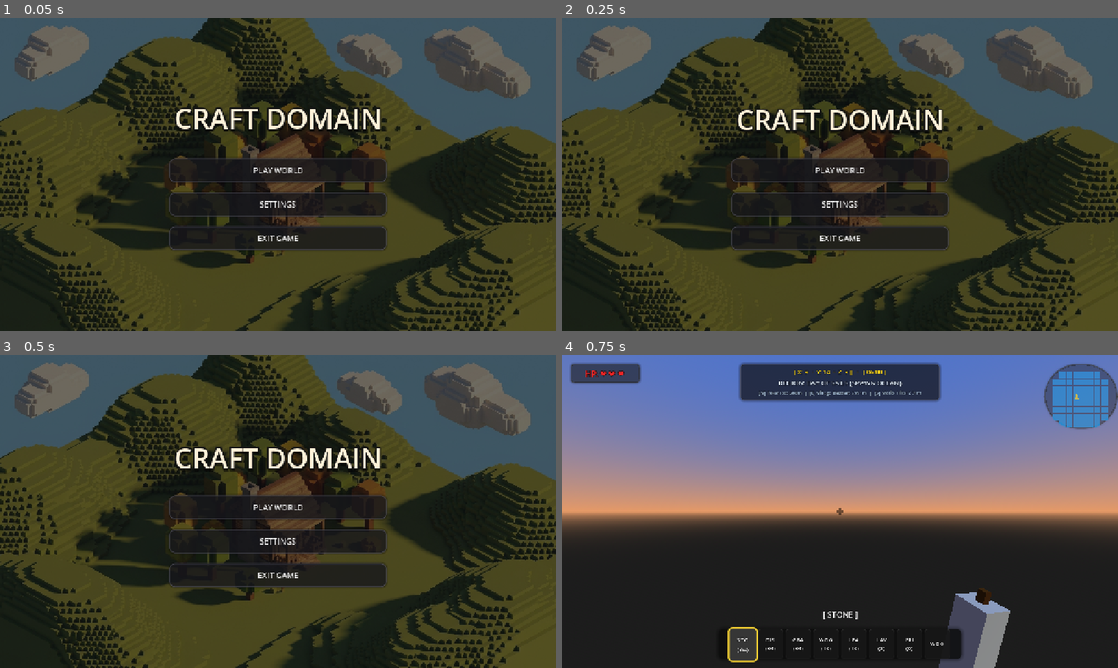
Above: before the commit, frames 1-4 (two rows, left to right).
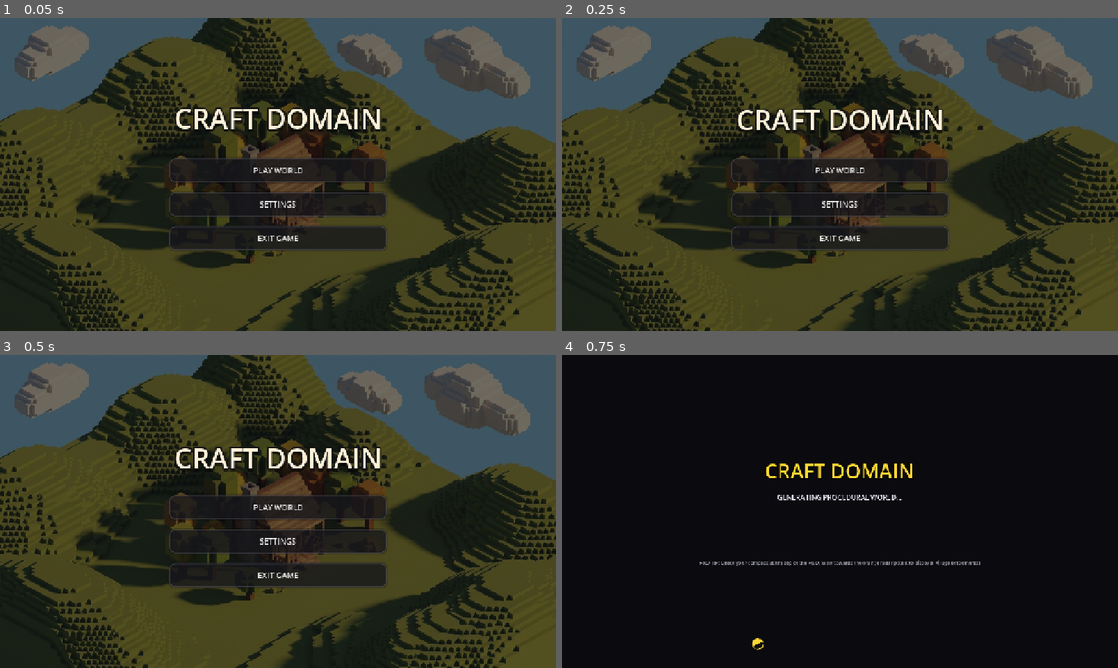
Above: after the commit, the same moments.

Repository: enriquegonzalezgutierrez/CraftDomain
Game: Godot game, scene res://src/Core/Bootstrap/bootstrap.tscn
Same seed, same stepped clock (60 frames per second), same inputs: the game is played once before the commit and once after it.
Inputs:
- Up to frame 1 (0.05 s): no input
- Up to frame 2 (0.25 s): no input
- Up to frame 3 (0.5 s): no input
- Up to frame 4 (0.75 s): click "PLAY WORLD" at 0.5 s

Frames 1-3 are identical in both runs. In frame 4, 62% of the frame differs, in the area x 0-100%, y 0-100%.

Commit message:
feat(ux): Implement professional fade transition when returning to main menu
- Added an asynchronous Unloading Screen inside Bootstrap to bridge the gap during WorldController de-allocation.
- Deferred the CPU-heavy queue_free() operations by one frame (await process_frame) to allow the screen-saver to render before garbage collection halts.
- Integrated a smooth 0.4s fade-out Tween once the Main Menu finishes reloading, completely removing thread-freeze visual stutters.

Diff:
--- a/src/Infrastructure/Celestial/CelestialService.gd
+++ b/src/Infrastructure/Celestial/CelestialService.gd
@@ -2,7 +2,7 @@
 # Project: CraftDomain
 # Description: Infrastructure Celestial Service managing global game time-of-day,
 #              dynamic SunLight rotation, and procedural sky color transitions.
-#              UPDATED: Added get_formatted_time() API to format float time into HH:MM.
+#              FIXED: Resolved integer division warning inside get_formatted_time().
 # Author: Enrique González Gutiérrez <enrique.gonzalez.gutierrez@gmail.com>
 # File: res://src/Infrastructure/Celestial/CelestialService.gd
 # ==============================================================================
@@ -110,8 +110,9 @@
 	return _current_time < 0.2 or _current_time > 0.8
 
 ## Public API: Converts the internal 0..1 timeline into a formatted digital 24h clock string (HH:MM)
+## FIXED: Casted total_minutes to float divisor to prevent GDScript compiler Integer Division Warnings.
 func get_formatted_time() -> String:
 	var total_minutes := int(floor(_current_time * 1440.0))
-	var hours := int(total_minutes / 60)
+	var hours := int(float(total_minutes) / 60.0)
 	var minutes := int(total_minutes % 60)
 	return "%02d:%02d" % [hours, minutes]
--- a/src/Infrastructure/UI/PlayerHUD.gd
+++ b/src/Infrastructure/UI/PlayerHUD.gd
@@ -1,7 +1,8 @@
 # ==============================================================================
 # Project: CraftDomain
 # Description: Infrastructure UI controller managing a modern, glassmorphic HUD.
-#              UPDATED: Added game clock display inside the GPS Panel header.
+#              UPDATED: Added an animated, professional fade-out Loading Screen
+#              to provide immediate user feedback on world load.
 # Author: Enrique González Gutiérrez <enrique.gonzalez.gutierrez@gmail.com>
 # File: res://src/Infrastructure/UI/PlayerHUD.gd
 # ==============================================================================
@@ -26,6 +27,10 @@
 
 # UX Overlays
 var damage_overlay: ColorRect
+var loading_overlay: Panel
+var loading_spinner: Label
+var loading_status: Label
+
 var _pause_overlay: Panel
 var _settings_overlay: Control
 
@@ -59,6 +64,10 @@
 	_setup_navigation_gps_panel()
 	_setup_pause_menu()
 
+	# Instantiate loading screen immediately if player is not fully active yet
+	if is_instance_valid(player) and not player.get("is_active"):
+		_setup_loading_screen()
+
 	if is_instance_valid(player) and player.has_method("_sync_hud_counters"):
 		player.call("_sync_hud_counters")
 
@@ -69,6 +78,79 @@
 	damage_overlay.color = Color(0.8, 0.0, 0.0, 0.0)
 	damage_overlay.mouse_filter = Control.MOUSE_FILTER_IGNORE
 	add_child(damage_overlay)
+
+## Programmatically builds a gorgeous dark commercial loading screen overlay
+func _setup_loading_screen() -> void:
+	loading_overlay = Panel.new()
+	loading_overlay.name = "LoadingOverlay"
+	loading_overlay.set_anchors_and_offsets_preset(Control.PRESET_FULL_RECT)
+
+	var style := StyleBoxFlat.new()
+	style.bg_color = Color(0.04, 0.04, 0.06, 1.0) # Solid background
+	loading_overlay.add_theme_stylebox_override("panel", style)
+	add_child(loading_overlay)
+
+	var center := CenterContainer.new()
+	center.set_anchors_and_offsets_preset(Control.PRESET_FULL_RECT)
+	loading_overlay.add_child(center)
+
+	var vbox := VBoxContainer.new()
+	vbox.alignment = BoxContainer.ALIGNMENT_CENTER
+	center.add_child(vbox)
+
+	# Title
+	var title := Label.new()
+	title.text = "CRAFT DOMAIN"
+	title.horizontal_alignment = HORIZONTAL_ALIGNMENT_CENTER
+	var ts := LabelSettings.new()
+	ts.font_size = 46
+	ts.font_color = Color(1.0, 0.85, 0.2)
+	ts.outline_size = 8
+	ts.outline_color = Color.BLACK
+	title.label_settings = ts
+	vbox.add_child(title)
+
+	vbox.add_child(_create_spacer(10))
+
+	# Animated status label
+	loading_status = Label.new()
+	loading_status.text = "GENERATING PROCEDURAL WORLD..."
+	loading_status.horizontal_alignment = HORIZONTAL_ALIGNMENT_CENTER
+	var ss := LabelSettings.new()
+	ss.font_size = 16
+	ss.font_color = Color(0.9, 0.9, 0.95)
+	loading_status.label_settings = ss
+	vbox.add_child(loading_status)
+
+	vbox.add_child(_create_spacer(20))
+
+	# Programmatic visual spinner
+	loading_spinner = Label.new()
+	loading_spinner.text = "◐"
+	loading_spinner.horizontal_alignment = HORIZONTAL_ALIGNMENT_CENTER
+	loading_spinner.pivot_offset = Vector2(10, 10)
+	var sp_style := LabelSettings.new()
+	sp_style.font_size = 36
+	sp_style.font_color = Color(1.0, 0.85, 0.2)
+	loading_spinner.label_settings = sp_style
+	vbox.add_child(loading_spinner)
+
+	vbox.add_child(_create_spacer(45))
+
+	# Gameplay hint card
+	var tip := Label.new()
+	tip.text = "PRO-TIP: Check your compass at the top of the HUD. Walk towards the orange radar pixels to discover village settlements!"
+	tip.horizontal_alignment = HORIZONTAL_ALIGNMENT_CENTER
+	var tp := LabelSettings.new()
+	tp.font_size = 11
+	tp.font_color = Color(0.65, 0.65, 0.7)
+	tip.label_settings = tp
+	vbox.add_child(tip)
+
+func _create_spacer(height: int) -> Control:
+	var s := Control.new()
+	s.custom_minimum_size = Vector2(0, height)
+	return s
 
 func _setup_crosshair() -> void:
 	var crosshair := Control.new()
@@ -418,15 +500,40 @@
 	_pause_overlay.visible = false
 	add_child(_pause_overlay)
 
-func _process(_delta: float) -> void:
+func _process(delta: float) -> void:
 	if is_instance_valid(minimap):
 		minimap.queue_redraw()
+
+	# Synchronize active Loading Screen animations and handle dismissal smoothly
+	if is_instance_valid(loading_overlay):
+		if is_instance_valid(loading_spinner):
+			# Rotate the loading spinner procedurally
+			loading_spinner.rotation += delta * 6.0
+
+		# Cycle the loading status dots dynamically
+		if is_instance_valid(loading_status):
+			var elapsed := Time.get_ticks_msec() / 1000.0
+			var dot_count := int(floor(elapsed * 2.0)) % 4
+			var dots := ""
+			for j in range(dot_count):
+				dots += "."
+			loading_status.text = "GENERATING PROCEDURAL WORLD" + dots
+
+		# DISMISS CHECK: Smoothly fade out when player spawn completes
+		if is_instance_valid(player) and player.get("is_active"):
+			var fade_tween := create_tween()
+			fade_tween.tween_property(loading_overlay, "modulate:a", 0.0, 0.6).set_trans(Tween.TRANS_SINE).set_ease(Tween.EASE_OUT)
+			fade_tween.tween_callback(func() -> void:
+				if is_instance_valid(loading_overlay):
+					loading_overlay.queue_free()
+					loading_overlay = null
+			)
 
 	# Synchronize active Navigation & GPS data
 	if is_instance_valid(player) and is_instance_valid(world_controller):
 		var p_pos := player.global_position
 
-		# UPDATED: Retrieve the celestial clock HH:MM string from CelestialService dynamically!
+		# Retrieve the celestial clock HH:MM string from CelestialService dynamically!
 		var time_str: String = "06:00"
 		var celestial = get_parent().get_parent().get_node_or_null("CelestialService")
 		if is_instance_valid(celestial) and celestial.has_method("get_formatted_time"):
Not shown, added: LICENSE
